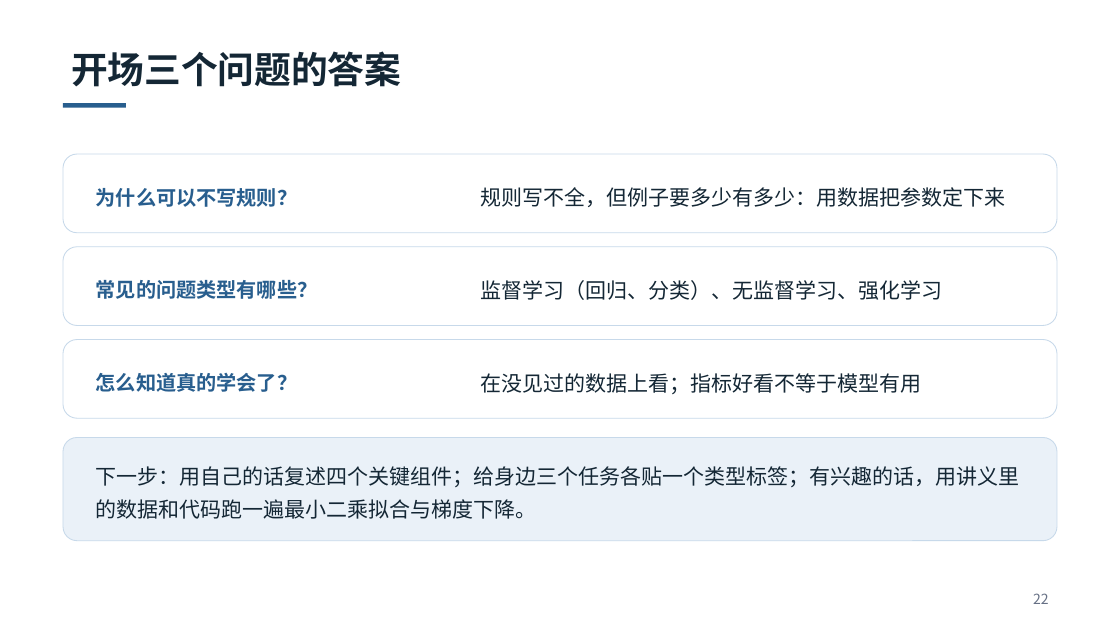
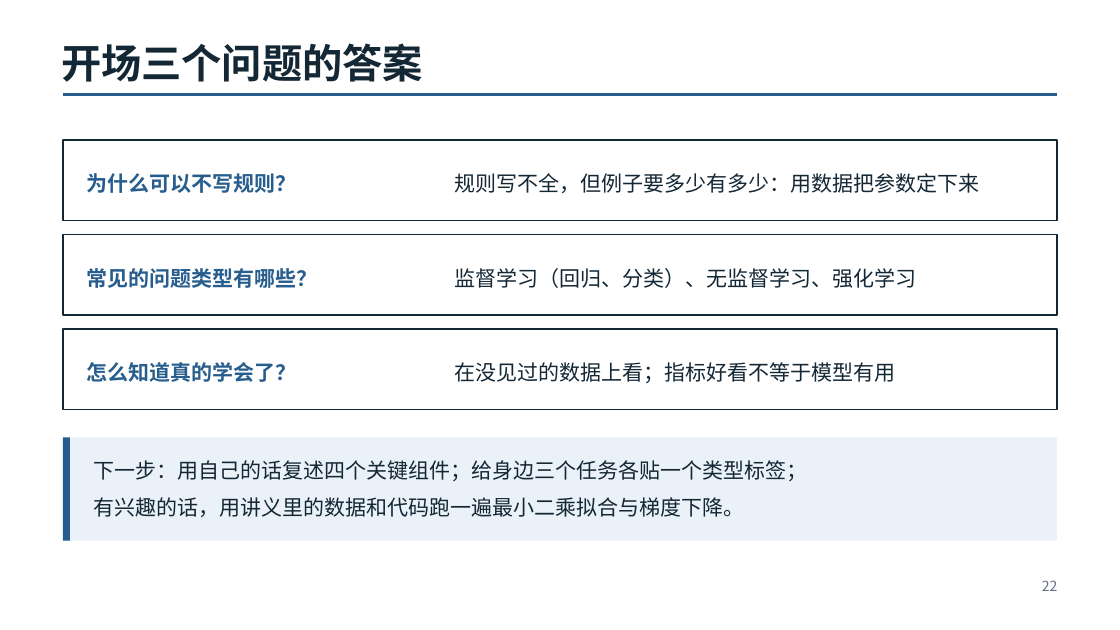
Before and after one commit to fjfjkk2717821463-cpu/Robo-Education-Recruitment, a slide deck: slide 22 of slides/机器学习基础-让程序从数据里找规律.pptx. Drawn at 1120x630 pixels with LibreOffice and Linux fonts; fonts in the diff are those of the drawing. Boxes give left, top, right and bottom in pixels: in the first picture for what was removed or moved away, otherwise in the second. Text is boxed around its words. In the diff, an @@ line names an element or a change of style, - is before the commit and + after.

```diff
--- a/slides/机器学习基础-让程序从数据里找规律.pptx
+++ b/slides/机器学习基础-让程序从数据里找规律.pptx
@@ text "开场三个问题的答案" at [61, 43, 423, 82]: size 31.5 to 34.5 pt, font Noto Sans CJK JP to Noto Sans CJK SC; line spacing 1.1 to 1 @@
@@ rectangle removed at [63, 103, 126, 108] @@
@@ freeform shape added at [63, 94, 1057, 95], outline #285E8E 3 pt @@
@@ rectangle added at [63, 140, 1057, 221], fill #FFFFFF, outline #142735 1.5 pt @@
@@ rounded rectangle removed at [63, 154, 1057, 233] @@
@@ size 17.2 to 18 pt, font Noto Sans CJK JP to Noto Sans CJK SC; line spacing 1.3 to 1; vertical alignment middle to top in 3 elements at [87, 268, 318, 288], [87, 362, 297, 382], [87, 173, 297, 193] @@
@@ text "为什么可以不写规则？": place and size @@
-text "为什么可以不写规则？" at [96, 188, 297, 207]
+text "为什么可以不写规则？" at [87, 173, 297, 193]
@@ text "规则写不全，但例子要多少有多少：用数据把参数定下来": place and size @@
-text "规则写不全，但例子要多少有多少：用数据把参数定下来" at [481, 187, 1006, 207]
+text "规则写不全，但例子要多少有多少：用数据把参数定下来" at [454, 173, 979, 193]
@@ rectangle: place and size @@
-rectangle at [63, 339, 1057, 418]
+rectangle at [63, 234, 1057, 315]
@@ rectangle at [63, 234, 1057, 315]: rounded rectangle to rectangle; outline #C7D9EA 0.75 pt to #142735 1.5 pt @@
@@ rounded rectangle removed at [63, 247, 1057, 326] @@
@@ text "常见的问题类型有哪些？": place and size @@
-text "常见的问题类型有哪些？" at [96, 280, 318, 299]
+text "常见的问题类型有哪些？" at [87, 268, 318, 288]
@@ text "监督学习（回归、分类）、无监督学习、强化学习": place and size @@
-text "监督学习（回归、分类）、无监督学习、强化学习" at [481, 280, 943, 300]
+text "监督学习（回归、分类）、无监督学习、强化学习" at [454, 268, 916, 288]
@@ rectangle added at [63, 329, 1057, 410], fill #FFFFFF, outline #142735 1.5 pt @@
@@ text "怎么知道真的学会了？": place and size @@
-text "怎么知道真的学会了？" at [96, 373, 297, 392]
+text "怎么知道真的学会了？" at [87, 362, 297, 382]
@@ font Noto Sans CJK JP to Noto Sans CJK SC; line spacing 1.3 to 1; vertical alignment middle to top in 3 elements at [454, 173, 979, 193], [454, 268, 916, 288], [454, 362, 895, 383] @@
@@ text "在没见过的数据上看；指标好看不等于模型有用": place and size @@
-text "在没见过的数据上看；指标好看不等于模型有用" at [481, 373, 922, 394]
+text "在没见过的数据上看；指标好看不等于模型有用" at [454, 362, 895, 383]
@@ rounded rectangle removed at [63, 438, 1057, 541] @@
@@ rectangle added at [63, 438, 1057, 541], fill #EAF1F8 @@
@@ rectangle added at [63, 438, 70, 541], fill #285E8E @@
@@ text "下一步：用自己的话复述四个关键组件；给身边三个任务各贴一个类型标签；" at [94, 460, 808, 481]: vertical alignment middle to top @@
@@ text at [94, 460, 808, 481]: text changed; font Noto Sans CJK JP to Noto Sans CJK SC @@
-下一步：用自己的话复述四个关键组件；给身边三个任务各贴一个类型标签；有兴趣的话，用讲义里的数据和代码跑一遍最小二乘拟合与梯度下降。
+下一步：用自己的话复述四个关键组件；给身边三个任务各贴一个类型标签；
@@ text added at [94, 497, 745, 517], 18 pt, text #142735 @@
+有兴趣的话，用讲义里的数据和代码跑一遍最小二乘拟合与梯度下降。
@@ text "22": place and size @@
-text "22" at [1033, 593, 1049, 604]
+text "22" at [1042, 580, 1058, 591]
@@ text "22" at [1042, 580, 1058, 591]: font Noto Sans CJK JP to Noto Sans CJK SC; line spacing 1.3 to 1 @@
```
Also in this commit, not shown: 21 other slides changed, 4 other files.
